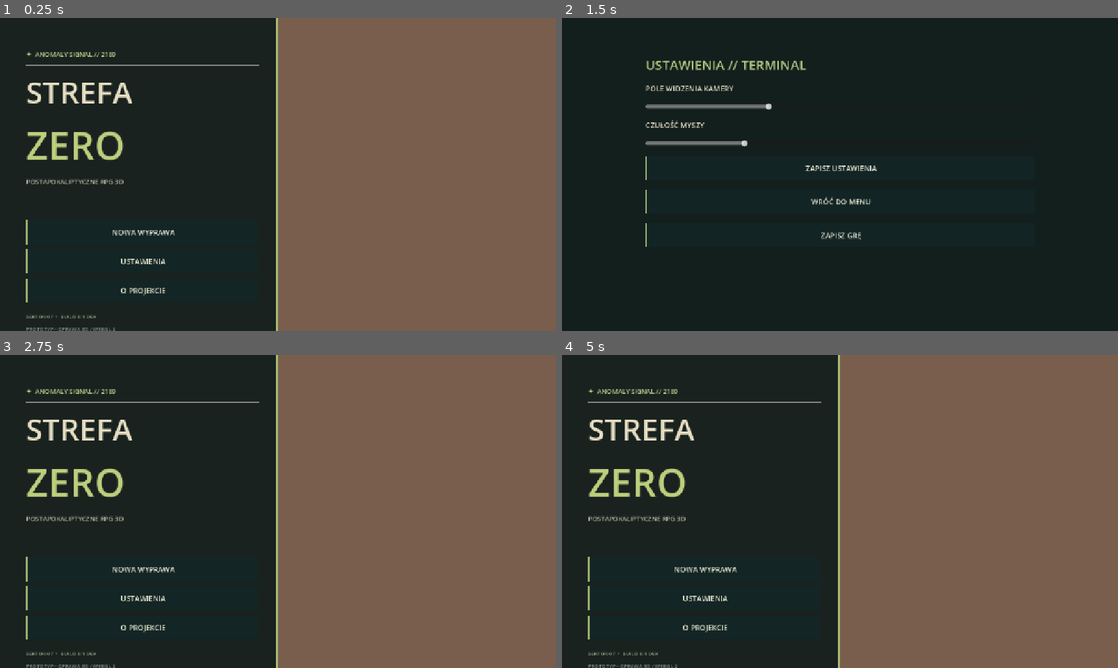
Above: before the commit, frames 1-4 (two rows, left to right).
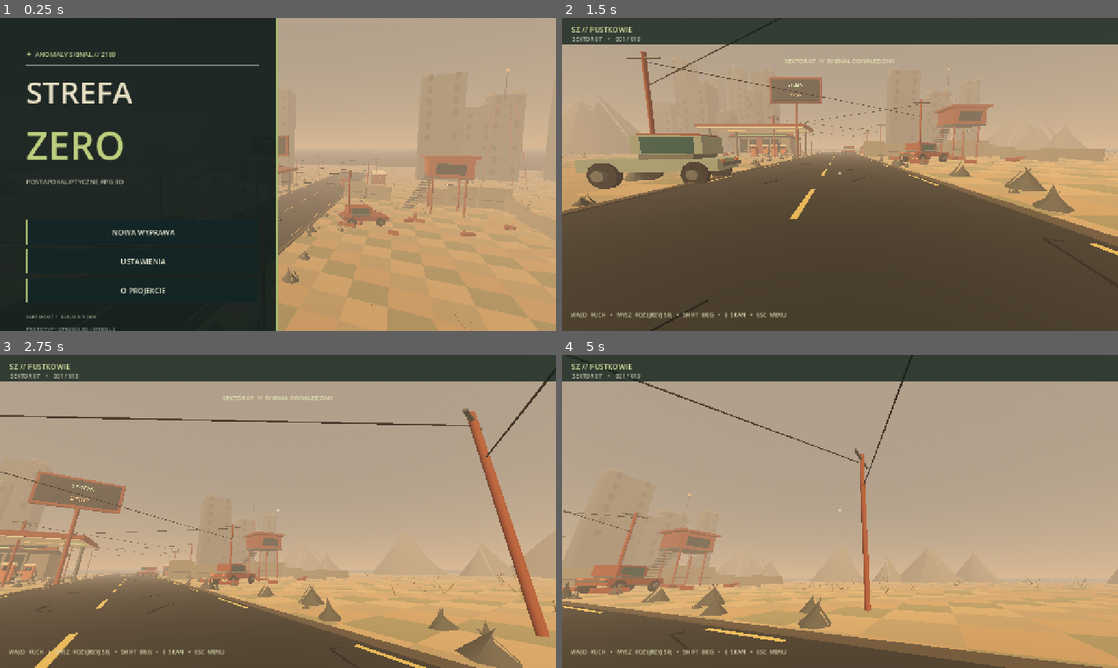
Above: after the commit, the same moments.

Repository: misza3444/fallout
Game: Godot game, scene res://scenes/main.tscn
Two runs of this game, one before a commit and one after it. Both use one fixed random seed, a clock stepped at 60 frames per second and the inputs below.
Inputs (mouse positions are in pixels of both pictures, inside the frame that each line leads up to):
- Up to frame 1 (0.25 s): no input
- Up to frame 2 (1.5 s): click "NOWA WYPRAWA" at 0.5 s; click (706, 262) at 1.25 s, where only the run before the commit has a clickable "USTAWIENIA"
- Up to frame 3 (2.75 s): click (278, 505) at 2 s, where only the run before the commit has a clickable "ZAPISZ USTAWIENIA"
- Up to frame 4 (5 s): click (706, 627) at 2.75 s, where only the run before the commit has a clickable "O PROJEKCIE"; click (840, 570) at 3.5 s, where only the run before the commit has a clickable "ZAPISZ GRĘ"; tap Enter at 4.25 s; move the mouse to (962, 495) at 4.27 s; hold D (move_right) from 4.28 s (still down); hold Ctrl (crouch) from 4.28 s (still down); click (962, 495) at 4.42 s; tap Space (jump) at 4.52 s

The runs differ from the first frame. In frame 1, 49% of the frame differs, in the area x 50-100%, y 0-100%; in frame 2, 100%, in the area x 0-100%, y 0-100%; in frame 3, 98%; in frame 4, 98%.
Error before the commit: Parse Error: Cannot infer the type of "px" variable because the value doesn't have a set type. (res://scripts/wasteland.gd:131)

Commit message:
fix: use explicit float types for terrain vertices

Diff:
--- a/scripts/wasteland.gd
+++ b/scripts/wasteland.gd
@@ -128,8 +128,8 @@
 			var z := float(iz - 50) * 2.5
 			var points: Array[Vector3] = []
 			for offset in [Vector2(0, 0), Vector2(1, 0), Vector2(0, 1), Vector2(1, 0), Vector2(1, 1), Vector2(0, 1)]:
-				var px := x + offset.x * 2.5
-				var pz := z + offset.y * 2.5
+				var px: float = x + float(offset.x) * 2.5
+				var pz: float = z + float(offset.y) * 2.5
 				var amount := noise.get_noise_2d(px, pz)
 				var h := amount * 0.45
 				if absf(px) < 27.0 and pz < 36.0 and pz > -62.0:
